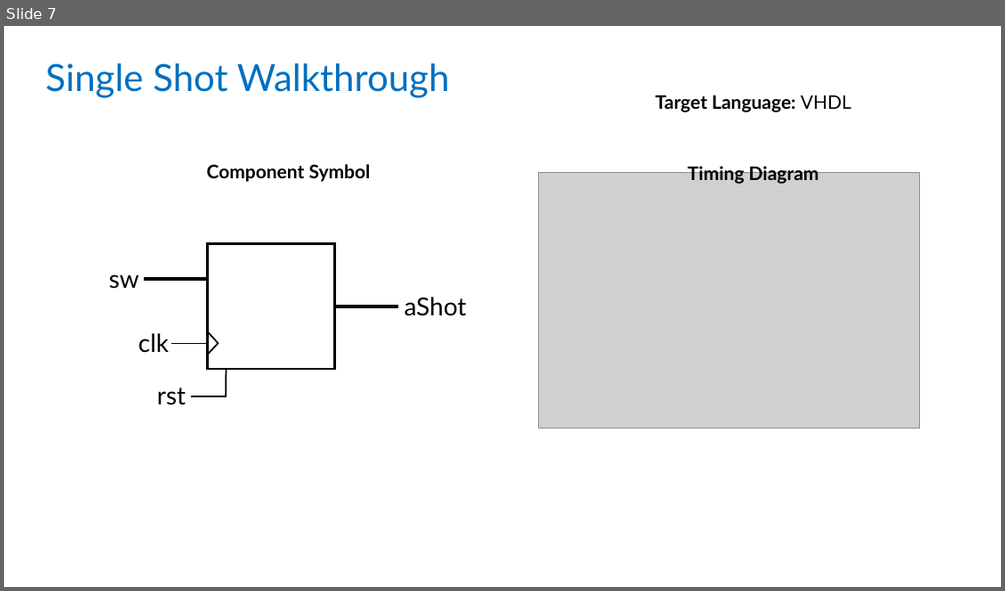
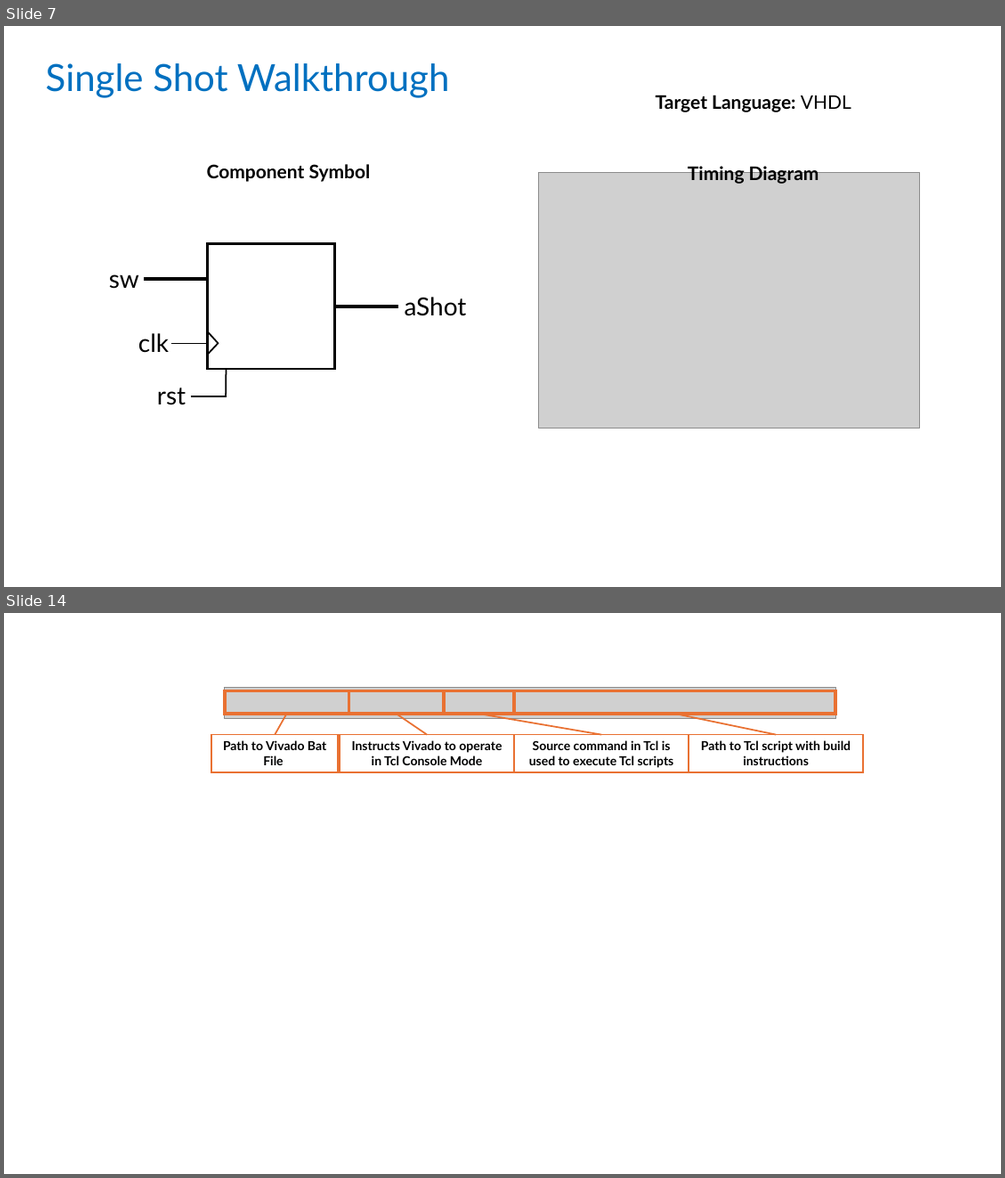
Before and after one commit to Logicademy/PYNQ-SoC-Builder, a slide deck: docs/walkthroughs.pptx. Shown one above the other, each under a label of ours: slide 7 before the commit, slides 7 and 14 after it; the slides between them are not shown. The pictures are 1005x591 and 1005x1178 pixels, drawn with LibreOffice and Linux fonts; fonts in the diff are those of the drawing; grey boxes stand for pictures. Boxes give left, top, right and bottom in pixels: in the first picture for what was removed or moved away, otherwise in the second. Text is boxed around its words. In the diff, an @@ line names an element or a change of style, - is before the commit and + after.

```diff
--- a/docs/walkthroughs.pptx
+++ b/docs/walkthroughs.pptx
@@ slide 14 added at [4, 613, 1001, 1174], background #FFFFFF @@
@@ picture added at [225, 687, 835, 718] @@
@@ rectangle added at [225, 690, 348, 714], outline #E97132 3 pt @@
@@ rectangle added at [348, 690, 444, 714], outline #E97132 3 pt @@
@@ rectangle added at [444, 690, 514, 714], outline #E97132 3 pt @@
@@ rectangle added at [515, 690, 835, 714], outline #E97132 3 pt @@
@@ line added from (275, 735) to (287, 714), #E97132 1.5 pt @@
@@ line added from (428, 735) to (396, 714), #E97132 1.5 pt @@
@@ line added from (601, 735) to (479, 714), #E97132 1.5 pt @@
@@ line added from (776, 735) to (675, 714), #E97132 1.5 pt @@
@@ rectangle added at [212, 735, 339, 772], fill #FFFFFF, outline #E97132 1.5 pt, 12 pt, text #000000, bold @@
+Path to Vivado Bat File
@@ rectangle added at [340, 735, 514, 772], fill #FFFFFF, outline #E97132 1.5 pt, 12 pt, text #000000, bold @@
+Instructs Vivado to operate in Tcl Console Mode
@@ rectangle added at [514, 735, 688, 772], fill #FFFFFF, outline #E97132 1.5 pt, 12 pt, text #000000, bold @@
+Source command in Tcl is used to execute Tcl scripts
@@ rectangle added at [689, 735, 863, 772], fill #FFFFFF, outline #E97132 1.5 pt, 12 pt, text #000000, bold @@
+Path to Tcl script with build instructions
```
Also in this commit, not shown: 2 slides changed, 6 other slides added.
